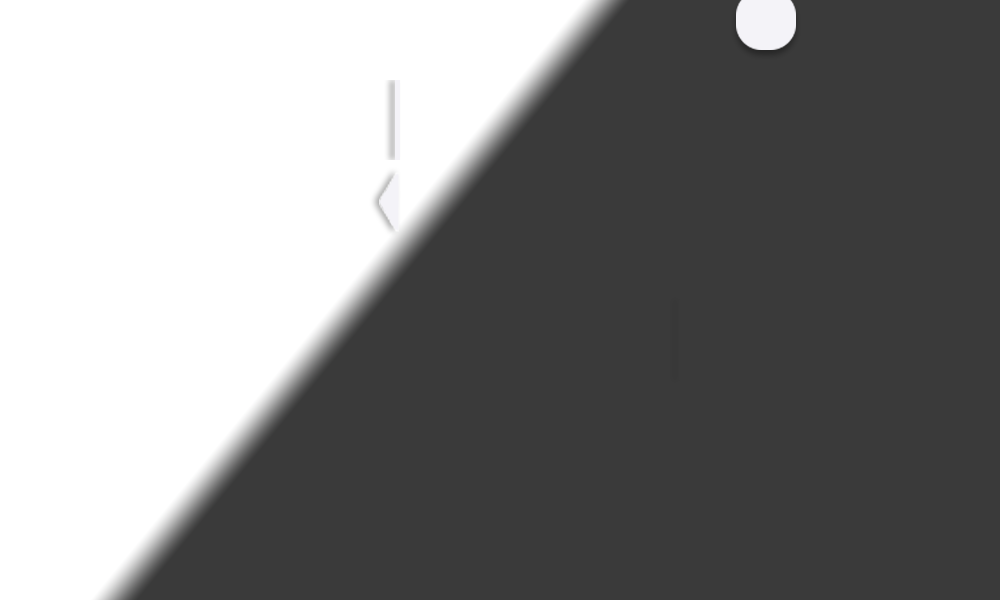
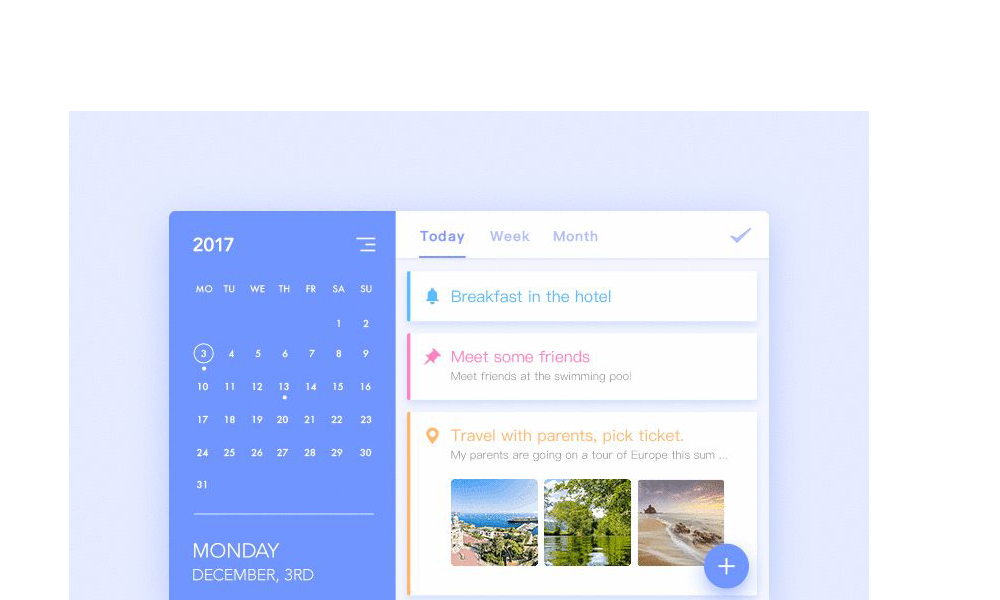
Layers edited between the first and the second 1000×600 image:
showed "背景 拷贝" over [69, 111, 869, 600]
hid group "组 1" (4 layers) over [378, 80, 682, 385]
hid "背景 拷贝 2" over [731, 0, 802, 61]
hid "图层 0" over [69, 0, 1000, 600]
